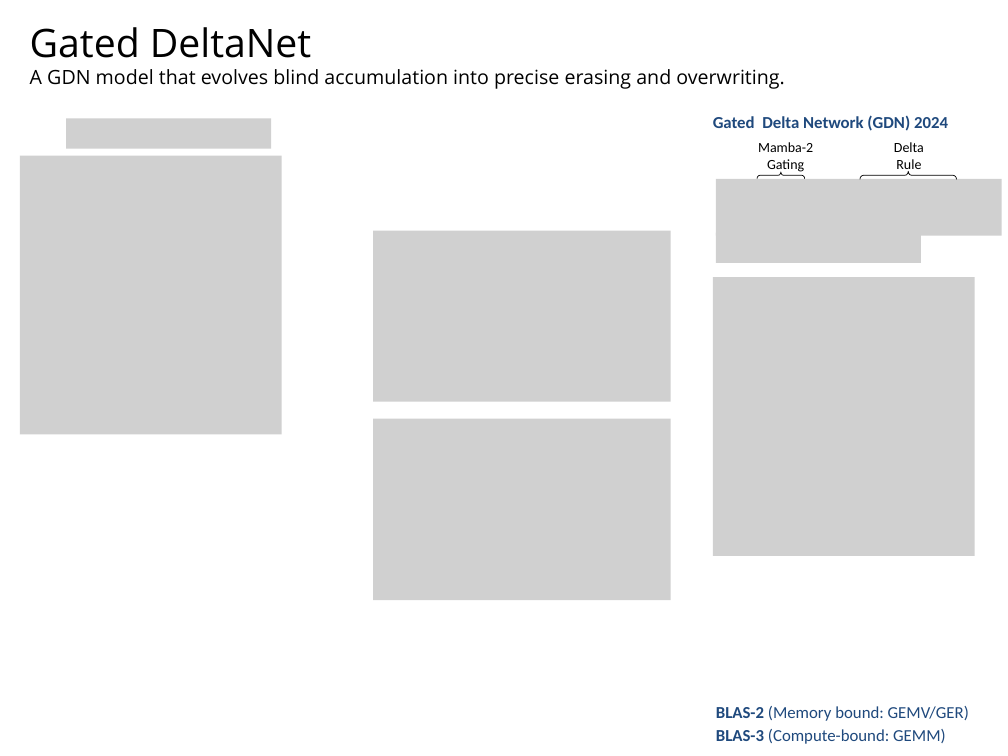
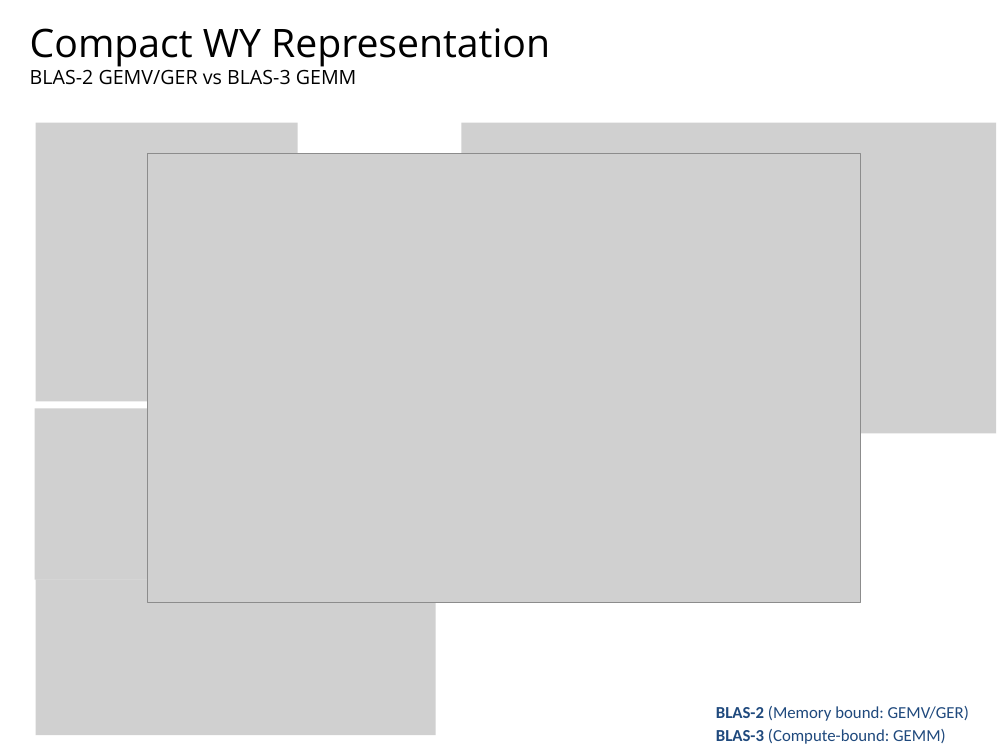
Before and after one commit to navibator/crazy-ai, a slide deck: slide 5 of temp.pptx. Drawn at 1008x756 pixels with LibreOffice and Linux fonts; fonts in the diff are those of the drawing; grey boxes stand for pictures. Boxes give left, top, right and bottom in pixels: in the first picture for what was removed or moved away, otherwise in the second. Text is boxed around its words. In the diff, an @@ line names an element or a change of style, - is before the commit and + after.

Commit message:
gdn-2

```diff
--- a/temp.pptx
+++ b/temp.pptx
@@ text at <box>30,28,550,85</box>: text changed @@
-Gated DeltaNet
-A GDN model that evolves blind accumulation into precise erasing and overwriting.
+Compact WY Representation
+BLAS-2 GEMV/GER vs BLAS-3 GEMM
@@ picture removed at <box>67,119,271,149</box> @@
@@ text removed at <box>713,115,948,131</box> @@
-Gated Delta Network (GDN) 2024
@@ picture: place and size @@
-picture at <box>20,155,282,434</box>
+picture at <box>35,123,297,402</box>
@@ picture added at <box>462,123,996,434</box> @@
@@ text removed at <box>758,142,813,173</box> @@
-Mamba-2
-Gating
@@ rectangle removed at <box>889,140,928,171</box> @@
-Delta
-Rule
@@ picture added at <box>148,153,861,603</box> @@
@@ picture removed at <box>716,179,1001,236</box> @@
@@ left brace removed at <box>757,171,804,178</box> @@
@@ left brace removed at <box>860,171,957,179</box> @@
@@ picture removed at <box>373,231,670,402</box> @@
@@ picture removed at <box>716,233,920,263</box> @@
@@ picture removed at <box>713,277,975,556</box> @@
@@ picture added at <box>34,408,332,580</box> @@
@@ picture removed at <box>373,418,670,600</box> @@
@@ picture added at <box>35,580,435,736</box> @@
```
Also in this commit, not shown: 1 other slide changed, 1 slide added.
